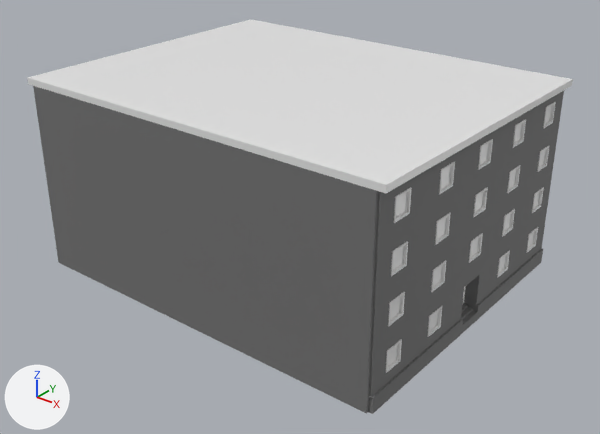
The FBX model OSB3D/Assets/Prefabs/Import/Buildings/BR20_F04_02.fbx: old version first, new version second.
Before and after are seen from a 50 mm lens placed at (70.1, -50.1, 26.6), pointed at (40.8, -13.4, 3.8). The axes (+X, +Y, +Z) are drawn at lower left. The lights are the same throughout. Where no turn or scale is listed for an object, it has been applied to the vertices.

The first picture shows 'BR20_F04_02'.
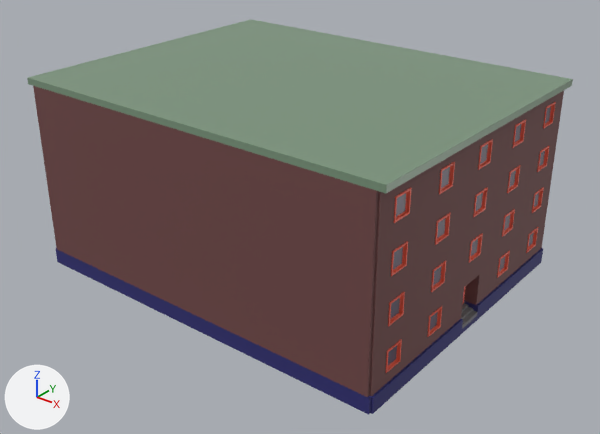
Changed parts and their boxes [x1, y1, x2, y2] in the pictures (600 x 434 px):
'BR20_F04_02', recoloured
    both: [27, 19, 573, 415]

Patch to the scene script:
```diff
--- a/OSB3D/Assets/Prefabs/Import/Buildings/BR20_F04_02.fbx.py
+++ b/OSB3D/Assets/Prefabs/Import/Buildings/BR20_F04_02.fbx.py
@@ mat_slab_004 @@
 mat_slab_004 = principled_material('Slab.004')
-mat_slab_004.base_color = (0.168, 0.168, 0.168)  # grey #727272
+mat_slab_004.base_color = (0.0266, 0.0244, 0.168)  # dark blue #2d2b72
 mat_slab_004.roughness = 0.701
@@ mat_roof_004 @@
 mat_roof_004 = principled_material('Roof.004')
-mat_roof_004.base_color = (0.8, 0.8, 0.8)  # white #e7e7e7
+mat_roof_004.base_color = (0.197, 0.299, 0.201)  # green #7b957c
 mat_roof_004.roughness = 0.4
@@ mat_facade_004 @@
 mat_facade_004 = principled_material('Facade.004')
-mat_facade_004.base_color = (0.168, 0.168, 0.168)  # grey #727272
+mat_facade_004.base_color = (0.168, 0.0656, 0.0646)  # brown #724848
 mat_facade_004.roughness = 0.701
@@ mat_frame_004 @@
 mat_frame_004 = principled_material('Frame.004')
-mat_frame_004.base_color = (0.8, 0.8, 0.8)  # white #e7e7e7
+mat_frame_004.base_color = (0.8, 0.0892, 0.0409)  # red #e75439
@@ mat_windowglass_004 @@
 mat_windowglass_004 = principled_material('WindowGlass.004')
-mat_windowglass_004.base_color = (0.8, 0.8, 0.8)  # white #e7e7e7
+mat_windowglass_004.base_color = (0.0482, 0.0435, 0.0985)  # dark blue #3e3b58
 mat_windowglass_004.roughness = 0.4
```
